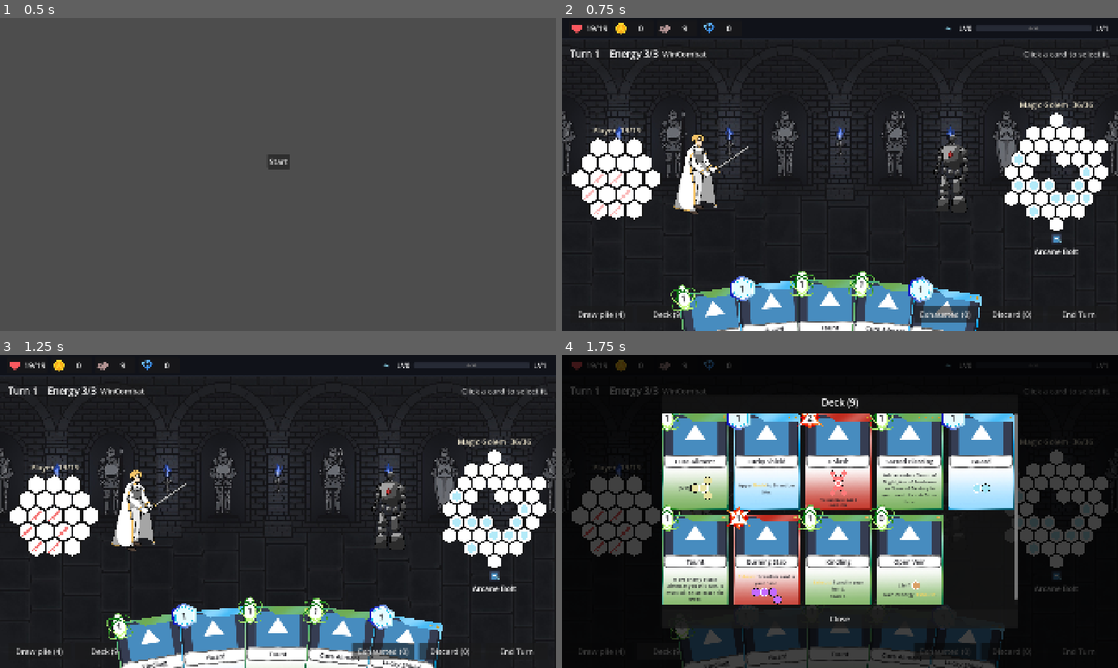
Above: before the commit, frames 1-4 (two rows, left to right).
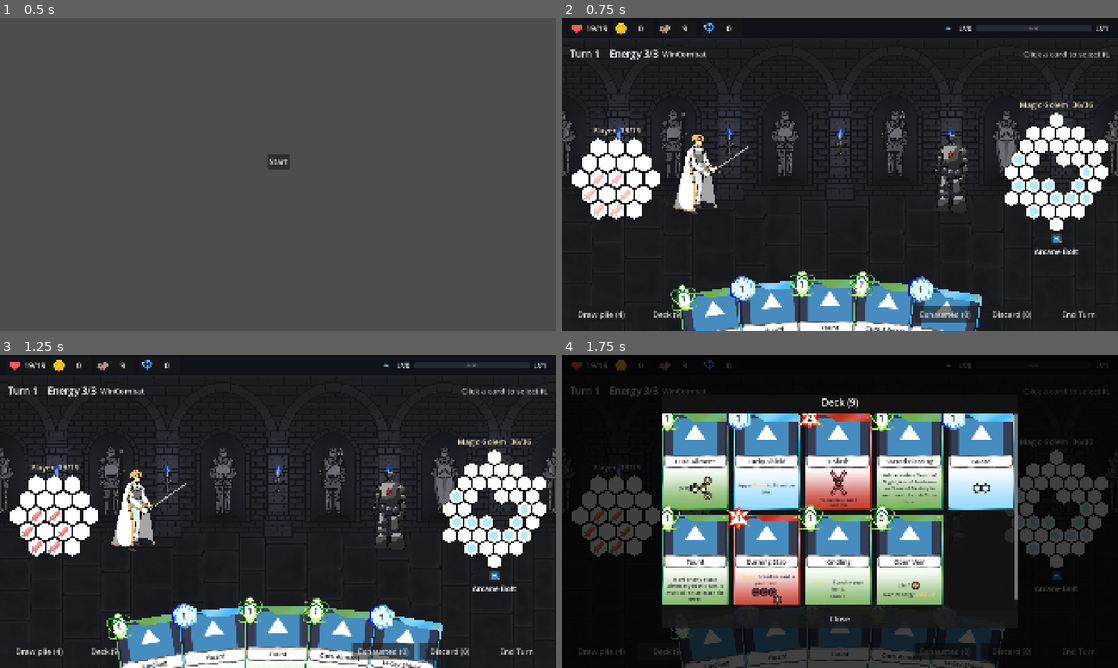
Above: after the commit, the same moments.

Repository: himaiayas/hex-sts
Game: Godot game, scene res://scenes/mainmenu.tscn
Two runs of this game, one before a commit and one after it. Both use one fixed random seed, a clock stepped at 60 frames per second and the inputs below. The engine's default icon, where the game draws it, is replaced by a stand-in: a white triangle on a blue panel in a dark square.
Inputs:
- Up to frame 1 (0.5 s): no input
- Up to frame 2 (0.75 s): click "Start" at 0.5 s
- Up to frame 3 (1.25 s): no input
- Up to frame 4 (1.75 s): click "Deck (9)" at 1.25 s

Frame 1 is identical in both runs. In frame 2, 0.1% of the frame differs, in the area x 3-13%, y 49-64%; in frame 3, 0.2%; in frame 4, 0.6%, in the area x 3-77%, y 36-80%.

Commit message:
feat: icons and tooltips in grid card desc rendering

Diff:
--- a/scripts/actions/grid_actions/apply_effect_tile.gd
+++ b/scripts/actions/grid_actions/apply_effect_tile.gd
@@ -23,6 +23,9 @@
 func get_icon() -> Texture2D:
 	return effect.get_icon()
 
+func describe() -> String:
+	return effect.description
+
 func display_name() -> String:
 	return effect.name
 
--- a/scripts/actions/grid_actions/cleanse_tile.gd
+++ b/scripts/actions/grid_actions/cleanse_tile.gd
@@ -24,6 +24,12 @@
 func get_color()->Color:
 	return Color("#e8e3a0")
 
+func get_icon() -> Texture2D:
+	return preload("res://assets/grid_effects/cleanse.png")
+
+func describe() -> String:
+	return "Removes every debuff (Fracture, Poison) from this tile."
+
 func display_name() -> String:
 	return "Cleanse"
 
--- a/scripts/actions/grid_actions/damage_tile.gd
+++ b/scripts/actions/grid_actions/damage_tile.gd
@@ -13,11 +13,14 @@
 	return unit.health.has(cell) and unit.damage_health_tile(combat, cell, pierce)
 
 func get_color()->Color:
-	return Color("#c46bff") if pierce else Color("#ff7a7a")
+	return Color("#ff7a7a")
 
 ## Pierce (and so Sacrifice) has its own icon.
 func get_icon() -> Texture2D:
 	return preload("res://assets/grid_effects/piercing.png") if pierce else preload("res://assets/grid_effects/damage.png")
+
+func describe() -> String:
+	return "Damages this tile, even through Shield." if pierce else "Damages this tile. A Shield absorbs it instead."
 
 func display_name() -> String:
 	return "Pierce" if pierce else "Damage"
--- a/scripts/actions/grid_actions/heal_tile.gd
+++ b/scripts/actions/grid_actions/heal_tile.gd
@@ -15,5 +15,11 @@
 func get_color()->Color:
 	return HealthGridView.COLOR_HEAL
 
+func get_icon() -> Texture2D:
+	return preload("res://assets/grid_effects/heal.png")
+
+func describe() -> String:
+	return "Heals this tile if it's damaged."
+
 func display_name() -> String:
 	return "Heal"
--- a/scripts/actions/grid_actions/sacrifice_tile.gd
+++ b/scripts/actions/grid_actions/sacrifice_tile.gd
@@ -11,6 +11,9 @@
 func get_color()->Color:
 	return Color("#b03a48")
 
+func describe() -> String:
+	return "Destroys one of your own undamaged tiles, even through Shield."
+
 func display_name() -> String:
 	return "Sacrifice"
 
--- a/scripts/actions/grid_actions/tile.gd
+++ b/scripts/actions/grid_actions/tile.gd
@@ -21,6 +21,10 @@
 func get_icon() -> Texture2D:
 	return null
 
+## What it does to a tile, for the card's hover info. Defaults to the keyword of the same name.
+func describe() -> String:
+	return Keywords.describe(display_name())
+
 ## Shown when choosing between tiles (e.g. Expansion Augment).
 @abstract
 func display_name() -> String
--- a/scripts/cards/pattern_view.gd
+++ b/scripts/cards/pattern_view.gd
@@ -3,27 +3,32 @@
 
 ## Draws one of a card's grid actions as small hexes. Tall patterns get a taller box (up to
 ## MAX_HEIGHT) instead of shrinking into a fixed one; only very big patterns shrink.
-## The (0,0) hex, where the cursor goes when you play the card, is outlined.
+## Each tile shows its action's icon (BaseActionTile.get_icon), a Shield its small blue hex as on
+## the grid, and anything else its colour.
 
 const BOX_SIZE := Vector2(207, 47)  # full-line pattern: width, and smallest height
 const MAX_HEIGHT := 120.0  # tallest a pattern box gets (the description area is ~128)
 const MAX_HEX_SIZE := 17.0
 const COLOR_EDGE := Color("#151515")
-const COLOR_ORIGIN := Color("#ffffff")
+const COLOR_ICON_BG := Color("#2b2f3a")  # behind a tile's icon; tiles without one are filled with their colour
+const ICON_SCALE := 1.2  # icon width, in hex radii
 
 var action: GridAction
+var _max_hex := MAX_HEX_SIZE
 
 
 ## max_height > 0: an inline pattern, at most that tall and just as big as it needs.
 ## Otherwise a full-line pattern, BOX_SIZE.x wide and as tall as the pattern (up to MAX_HEIGHT).
-func _init(_action: GridAction, max_height := 0.0) -> void:
+## max_hex: the largest hex radius (bigger for a single tile in a hover panel).
+func _init(_action: GridAction, max_height := 0.0, max_hex := MAX_HEX_SIZE) -> void:
 	action = _action
+	_max_hex = max_hex
 	var extent: Vector2 = _extent()[2]
 	if max_height > 0:
-		var hex := minf(MAX_HEX_SIZE, max_height / extent.y)
+		var hex := minf(_max_hex, max_height / extent.y)
 		custom_minimum_size = (extent * hex).ceil()
 	else:
-		var hex := minf(MAX_HEX_SIZE, minf(BOX_SIZE.x / extent.x, MAX_HEIGHT / extent.y))
+		var hex := minf(_max_hex, minf(BOX_SIZE.x / extent.x, MAX_HEIGHT / extent.y))
 		custom_minimum_size = Vector2(BOX_SIZE.x, maxf(BOX_SIZE.y, ceilf(extent.y * hex)))
 	mouse_filter = Control.MOUSE_FILTER_IGNORE
 
@@ -45,15 +50,19 @@
 	var min_p: Vector2 = bounds[0]
 	var max_p: Vector2 = bounds[1]
 	var extent: Vector2 = bounds[2]
-	var hex_size := minf(MAX_HEX_SIZE, minf(size.x / extent.x, size.y / extent.y))
+	var hex_size := minf(_max_hex, minf(size.x / extent.x, size.y / extent.y))
 	var offset := size / 2 - (min_p + max_p) / 2 * hex_size
 
 	for t in action.tiles:
-		var points := HealthGridView.hex_corners(offset + HealthGridView.axial_to_pixel(t.coords + action.anchor, hex_size), hex_size - 1.5)
-		draw_colored_polygon(points, t.get_color())
+		var center := offset + HealthGridView.axial_to_pixel(t.coords + action.anchor, hex_size)
+		var points := HealthGridView.hex_corners(center, hex_size - 1.5)
+		var icon := t.get_icon()
+		draw_colored_polygon(points, t.get_color().darkened(0.55))
+		if t is ShieldTile:  # like a shielded tile on the grid: a smaller hex inside
+			draw_colored_polygon(HealthGridView.hex_corners(center, hex_size * HealthGridView.SHIELD_SCALE),
+				HealthGridView.COLOR_SHIELDED.lightened(0.6))
+		if icon and not t is ShieldTile:
+			var half := Vector2.ONE * hex_size * ICON_SCALE / 2.0
+			draw_texture_rect(icon, Rect2(center - half, half * 2.0), false)
 		points.append(points[0])
 		draw_polyline(points, COLOR_EDGE, 2.0)
-
-	var origin := HealthGridView.hex_corners(offset, hex_size - 1.5)
-	origin.append(origin[0])
-	draw_polyline(origin, COLOR_ORIGIN, 3.0)
--- a/scripts/combat/ui/hand_view.gd
+++ b/scripts/combat/ui/hand_view.gd
@@ -257,9 +257,7 @@
 
 func _show_keywords(card: BaseCard) -> void:
 	InfoPanel.clear(_keyword_box)
-	for keyword in RenderCard.keywords_in(card.get_description()):
-		var text := Keywords.describe(keyword)
-		if not text.is_empty():
-			_keyword_box.add_child(InfoPanel.make(keyword, text))
+	for entry in HoverInfo.keyword_entries(card):
+		_keyword_box.add_child(HoverInfo.make_panel(entry))
 	_keyword_box.reset_size()
 	_keyword_box.visible = _keyword_box.get_child_count() > 0
--- a/scripts/effects/tile_effects/heroic_tile_effect.gd
+++ b/scripts/effects/tile_effects/heroic_tile_effect.gd
@@ -18,6 +18,10 @@
 	return Color("#ffd24a")
 
 
+func get_icon() -> Texture2D:
+	return preload("res://assets/grid_effects/heroic.png")
+
+
 ## Strength unit gets from its Heroic tiles right now: 1 per tile whose neighbours are all damaged.
 static func strength(unit: CombatUnit) -> int:
 	var total := 0
--- a/scripts/tests/card_gallery.gd
+++ b/scripts/tests/card_gallery.gd
@@ -4,12 +4,20 @@
 const RenderCard := preload("res://scripts/cards/render_card.gd")
 
 @onready var _grid: GridContainer = %Grid
+@onready var _scroll: ScrollContainer = $Margin/Box/Scroll
+
+var _hover_info := HoverInfo.new()  # keyword panels of the card under the mouse
 
 
 func _ready() -> void:
+	add_child(_hover_info)
 	for card_class in CardPool.CARDS:
+		var card: BaseCard = card_class.new()
 		var slot := Control.new()
 		slot.custom_minimum_size = RenderCard.CARD_SIZE
 		slot.mouse_filter = Control.MOUSE_FILTER_IGNORE
-		slot.add_child(RenderCard.create_card(card_class.new()))
+		var view := RenderCard.create_card(card)
+		view.get_node("Panel").mouse_filter = Control.MOUSE_FILTER_IGNORE
+		slot.add_child(view)
 		_grid.add_child(slot)
+		_hover_info.add_card(slot, card, _scroll)
--- a/scripts/ui/hover_info.gd
+++ b/scripts/ui/hover_info.gd
@@ -8,6 +8,7 @@
 
 const RenderCard := preload("res://scripts/cards/render_card.gd")
 const LAYER := 50  # above every modal
+const ICON_SIZE := 40.0  # a pattern tile's hex in its panel
 
 ## Optional: return true to show nothing (e.g. a modal covers these controls).
 var is_blocked := Callable()
@@ -40,13 +41,31 @@
 	_targets.clear()
 
 
+## [title, body, icon tile or null]: each kind of tile in the card's patterns first, with its hex
+## as the icon, then the description's keywords that aren't one of those tiles.
 static func keyword_entries(card: BaseCard) -> Array:
 	var entries := []
+	var titles: Array[String] = []
+	for i in card.grid_actions.size():
+		for t in card.pattern(i).tiles:
+			if t.display_name() not in titles and not t.describe().is_empty():
+				titles.append(t.display_name())
+				entries.append([t.display_name(), t.describe(), t])
 	for keyword in RenderCard.keywords_in(card.get_description()):
 		var text := Keywords.describe(keyword)
-		if not text.is_empty():
-			entries.append([keyword, text])
+		if not text.is_empty() and keyword not in titles:
+			titles.append(keyword)
+			entries.append([keyword, text, null])
 	return entries
+
+
+## The panel for one keyword_entries() entry.
+static func make_panel(entry: Array) -> PanelContainer:
+	var icon: Control = null
+	if entry.size() > 2 and entry[2] is BaseActionTile:
+		var tiles: Array[BaseActionTile] = [entry[2].copy_at(Vector2i.ZERO)]
+		icon = PatternView.new(GridAction.new(Enum.TargetType.ENEMY, tiles), ICON_SIZE, ICON_SIZE)
+	return InfoPanel.make(entry[0], entry[1], InfoPanel.COLOR_TITLE, icon)
 
 
 func _process(delta: float) -> void:
@@ -62,7 +81,7 @@
 		if _timer > 0.0:
 			return
 		for entry in _targets[_current].entries:
-			_box.add_child(InfoPanel.make(entry[0], entry[1]))
+			_box.add_child(make_panel(entry))
 		_box.reset_size()
 		_box.show()
 	# Every frame, because the box only knows its wrapped height after a layout pass.
--- a/scripts/ui/info_panel.gd
+++ b/scripts/ui/info_panel.gd
@@ -12,7 +12,8 @@
 const BODY_FONT_SIZE := 22
 
 
-static func make(title: String, body: String, title_color := COLOR_TITLE) -> PanelContainer:
+## icon: drawn left of the title (a tile's hex, for pattern tiles on cards).
+static func make(title: String, body: String, title_color := COLOR_TITLE, icon: Control = null) -> PanelContainer:
 	var style := StyleBoxFlat.new()
 	style.bg_color = COLOR_BG
 	style.border_color = COLOR_BORDER
@@ -31,7 +32,15 @@
 	body_label.autowrap_mode = TextServer.AUTOWRAP_WORD_SMART
 	body_label.custom_minimum_size.x = WIDTH - 26
 	body_label.add_theme_font_size_override("font_size", BODY_FONT_SIZE)
-	rows.add_child(title_label)
+	if icon:
+		var title_row := HBoxContainer.new()
+		title_row.add_theme_constant_override("separation", 8)
+		icon.size_flags_vertical = Control.SIZE_SHRINK_CENTER
+		title_row.add_child(icon)
+		title_row.add_child(title_label)
+		rows.add_child(title_row)
+	else:
+		rows.add_child(title_label)
 	rows.add_child(body_label)
 	panel.add_child(rows)
 	return panel
Binary file added: assets/grid_effects/cleanse.png
Not shown, added: assets/grid_effects/cleanse.png.import
Binary file changed: assets/grid_effects/damage.png
Binary file changed: assets/grid_effects/fracture.png
Binary file added: assets/grid_effects/heroic.png
Not shown, added: assets/grid_effects/heroic.png.import
Binary file changed: assets/grid_effects/plate.png
